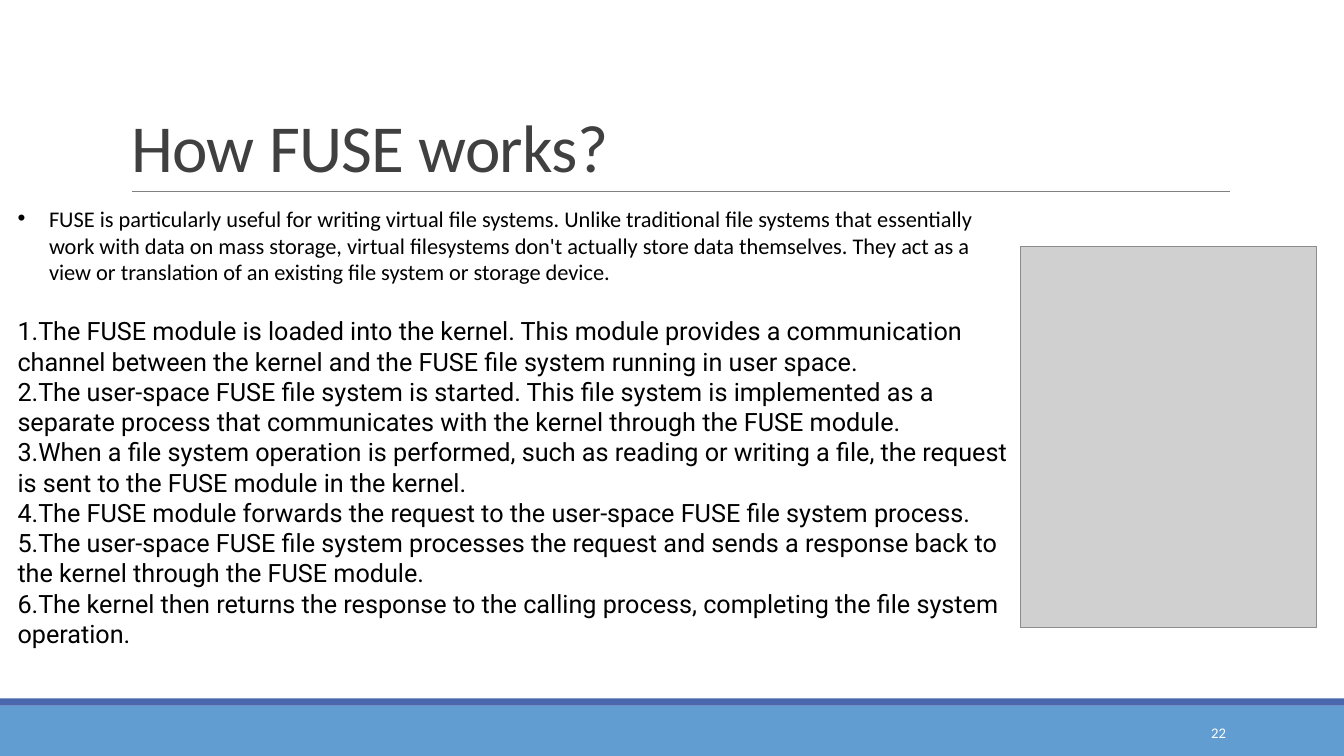
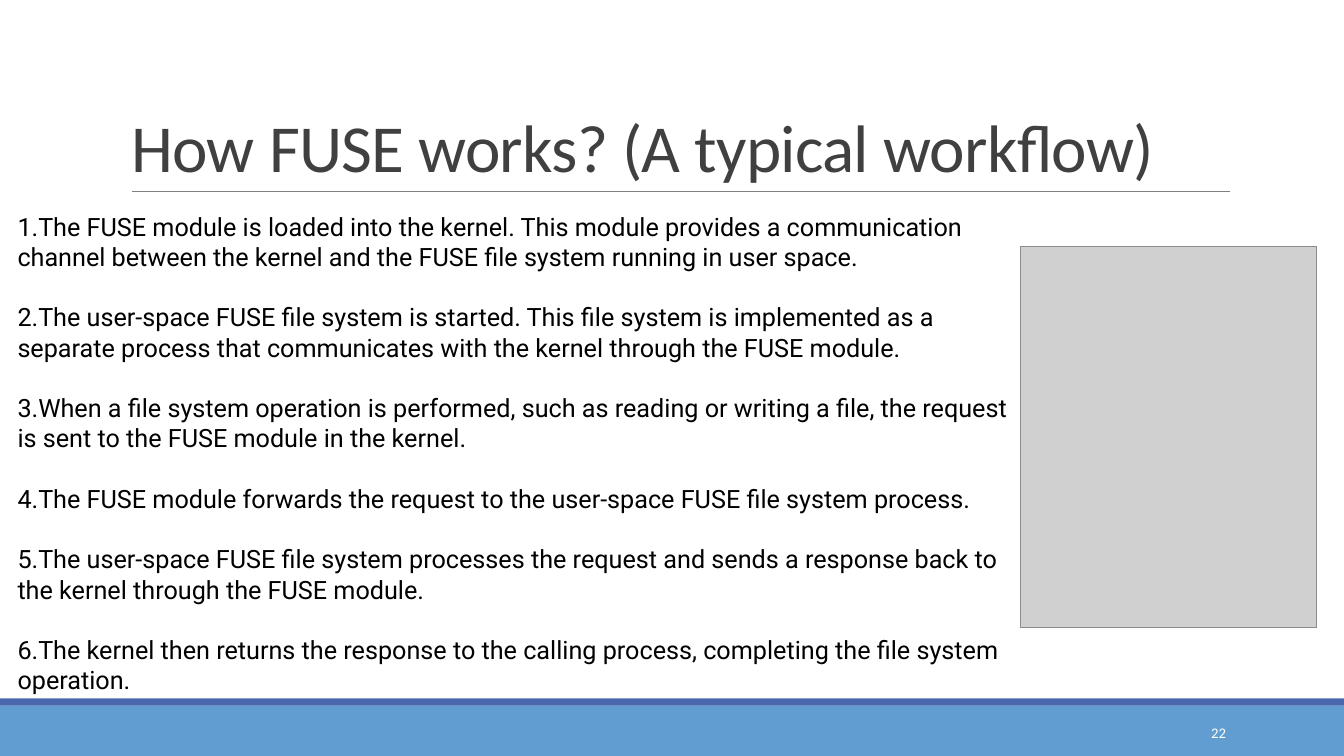
Before and after one commit to henryhxu/CSCI3150, a slide deck: slide 22 of tutorial/T10/tutorial10.pptx. Drawn at 1344x756 pixels with LibreOffice and Linux fonts; fonts in the diff are those of the drawing; grey boxes stand for pictures. Boxes give left, top, right and bottom in pixels: in the first picture for what was removed or moved away, otherwise in the second. Text is boxed around its words. In the diff, an @@ line names an element or a change of style, - is before the commit and + after.

```diff
--- a/tutorial/T10/tutorial10.pptx
+++ b/tutorial/T10/tutorial10.pptx
@@ title at [131, 123, 1154, 183]: text changed @@
-How FUSE works?
+How FUSE works? (A typical workflow)
@@ text at [49, 211, 972, 284]: paragraph removed @@
-• FUSE is particularly useful for writing virtual file systems. Unlike traditional file systems that essentially work with data on mass storage, virtual filesystems don't actually store data themselves. They act as a view or translation of an existing file system or storage device.
```
Also in this commit, not shown: 1 slide added.
